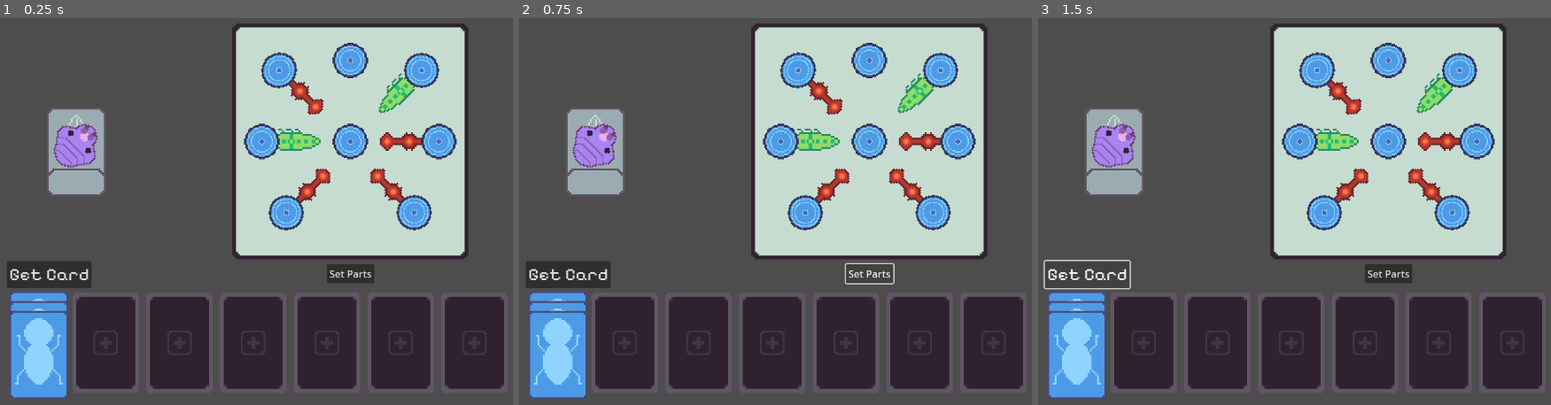
Above: before the commit, frames 1-3 (left to right).
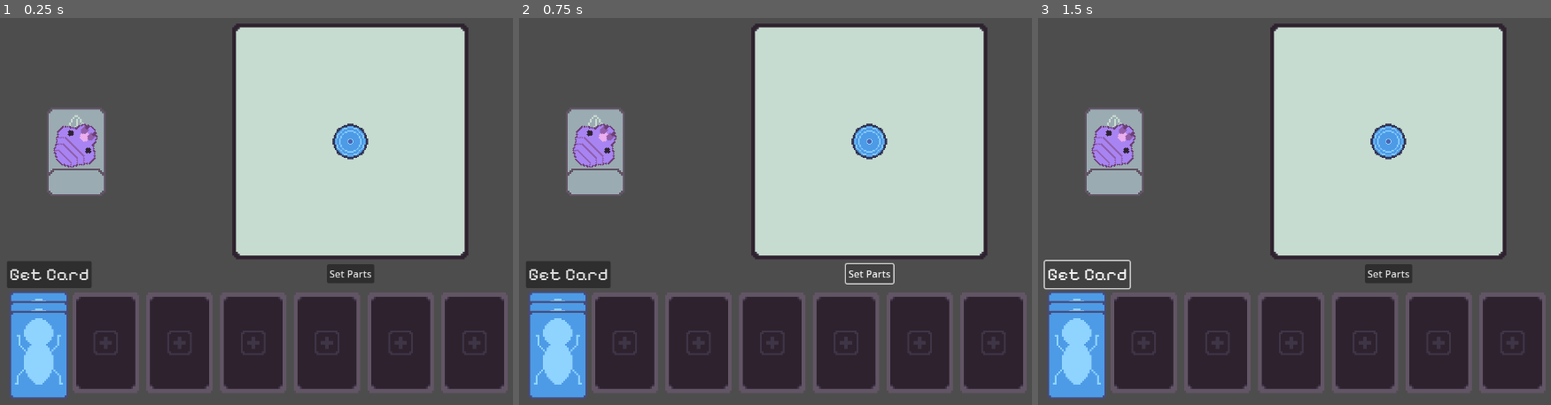
Above: after the commit, the same moments.

Repository: TJRiley96/wild-game-jam-84
Game: Godot game, scene res://card_menu.tscn
Two runs of this game, one before a commit and one after it. Both use one fixed random seed, a clock stepped at 60 frames per second and the inputs below. This scene is started directly instead of the project's main scene.
Inputs:
- Up to frame 1 (0.25 s): no input
- Up to frame 2 (0.75 s): click "Set Parts" at 0.5 s
- Up to frame 3 (1.5 s): click "Get Card" at 1.25 s

The runs differ from the first frame. In frame 1, 5.3% of the frame differs, in the area x 47-90%, y 6-55%; in frame 2, 5.3%; in frame 3, 5.3%.

Commit message:
collision changes

Diff:
--- a/Scenes/character_bug.tscn
+++ b/Scenes/character_bug.tscn
@@ -56,6 +56,7 @@
 
 [node name="LL1Area" type="Area2D" parent="Parts/LeftLeg1"]
 position = Vector2(0, 32)
+collision_layer = 0
 
 [node name="Selector" type="Sprite2D" parent="Parts/LeftLeg1/LL1Area"]
 scale = Vector2(0.6, 0.6)
@@ -72,6 +73,7 @@
 
 [node name="LL2Area" type="Area2D" parent="Parts/LeftLeg2"]
 position = Vector2(0, 32)
+collision_layer = 0
 
 [node name="Selector" type="Sprite2D" parent="Parts/LeftLeg2/LL2Area"]
 scale = Vector2(0.6, 0.6)
@@ -89,6 +91,7 @@
 
 [node name="LL3Area" type="Area2D" parent="Parts/LeftLeg3"]
 position = Vector2(0, 32)
+collision_layer = 0
 
 [node name="Selector" type="Sprite2D" parent="Parts/LeftLeg3/LL3Area"]
 scale = Vector2(0.6, 0.6)
@@ -106,6 +109,7 @@
 
 [node name="RL1Area" type="Area2D" parent="Parts/RightLeg1"]
 position = Vector2(0, 32)
+collision_layer = 0
 
 [node name="Selector" type="Sprite2D" parent="Parts/RightLeg1/RL1Area"]
 scale = Vector2(0.6, 0.6)
@@ -123,6 +127,7 @@
 
 [node name="RL2Area" type="Area2D" parent="Parts/RightLeg2"]
 position = Vector2(0, 32)
+collision_layer = 0
 
 [node name="Selector" type="Sprite2D" parent="Parts/RightLeg2/RL2Area"]
 scale = Vector2(0.6, 0.6)
@@ -140,6 +145,7 @@
 
 [node name="RL3Area" type="Area2D" parent="Parts/RightLeg3"]
 position = Vector2(0, 32)
+collision_layer = 0
 
 [node name="Selector" type="Sprite2D" parent="Parts/RightLeg3/RL3Area"]
 scale = Vector2(0.6, 0.6)
--- a/Scripts/character_bug.gd
+++ b/Scripts/character_bug.gd
@@ -59,7 +59,7 @@
 func load_parts() -> void:
 	pass
 
-func set_part(area: Area2D, part: Sprite2D, card_info: CardInfo):
+func set_part(area: Area2D, part: Sprite2D, card_info: CardInfo, type: Constants.CARD_TYPES = Constants.CARD_TYPES.NONE):
 	if area.get_parent() is Card:
 		var card: Card = area.get_parent()
 		var selector: Sprite2D = part.find_child("Selector")
@@ -79,10 +79,23 @@
 			card.critter_part.show()
 			card_info = null
 			part.texture = null
+
 func clear_stages() -> void:
 	body_selected = false
 	head_selected = false
 	legs_selected = false
+
+	left_leg_1.hide()
+	left_leg_2.hide()
+	left_leg_3.hide()
+
+	right_leg_1.hide()
+	right_leg_2.hide()
+	right_leg_3.hide()
+
+	head.hide()
+	body.show()
+
 	stage_index = 1
 
 func stage_one() -> void:
--- a/Scripts/critter_creator.gd
+++ b/Scripts/critter_creator.gd
@@ -15,6 +15,8 @@
 func _process(delta: float) -> void:
 	pass
 
+func reset_builder() -> void:
+	critter_builder.complete_stage(0)
 
 func _on_creator_area_entered(area: Area2D) -> void:
 	if area.get_parent() is Card:
